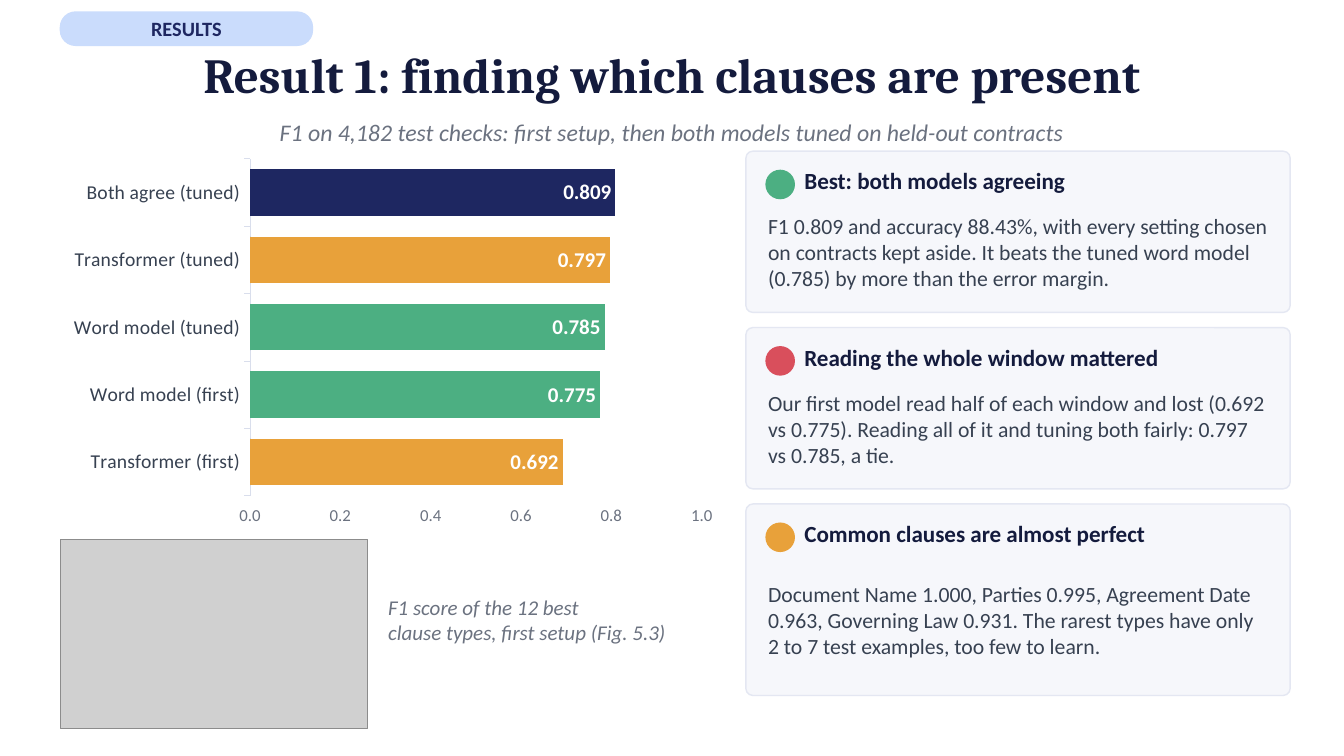
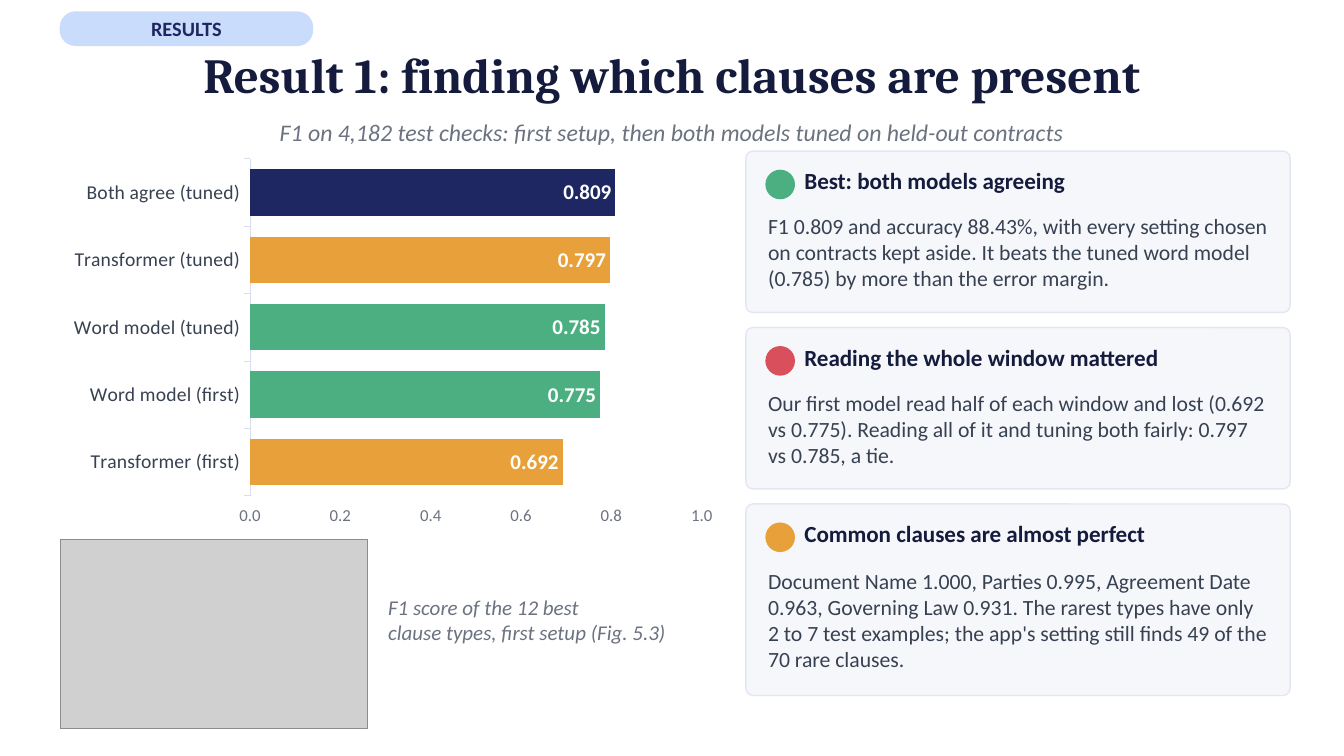
Before and after one commit to afnanmz168/clausify-p3, a slide deck: slide 12 of P25301051-p3-presentation-15-slides.pptx. Drawn at 1344x756 pixels with LibreOffice and Linux fonts; fonts in the diff are those of the drawing; grey boxes stand for pictures. Boxes give left, top, right and bottom in pixels: in the first picture for what was removed or moved away, otherwise in the second. Text is boxed around its words. In the diff, an @@ line names an element or a change of style, - is before the commit and + after.

```diff
--- a/P25301051-p3-presentation-15-slides.pptx
+++ b/P25301051-p3-presentation-15-slides.pptx
@@ text at bbox=[768, 574, 1266, 667]: text changed @@
-Document Name 1.000, Parties 0.995, Agreement Date 0.963, Governing Law 0.931. The rarest types have only 2 to 7 test examples, too few to learn.
+Document Name 1.000, Parties 0.995, Agreement Date 0.963, Governing Law 0.931. The rarest types have only 2 to 7 test examples; the app's setting still finds 49 of the 70 rare clauses.
```
Also in this commit, not shown: 3 other slides changed, 4 other files.
